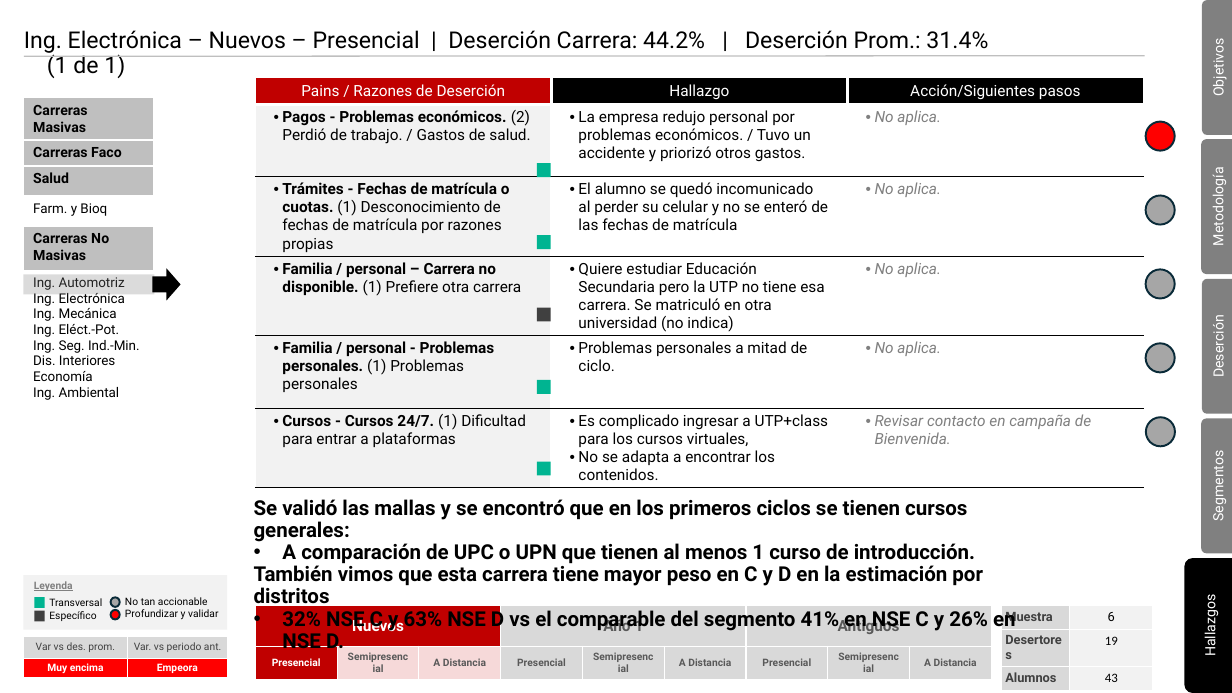
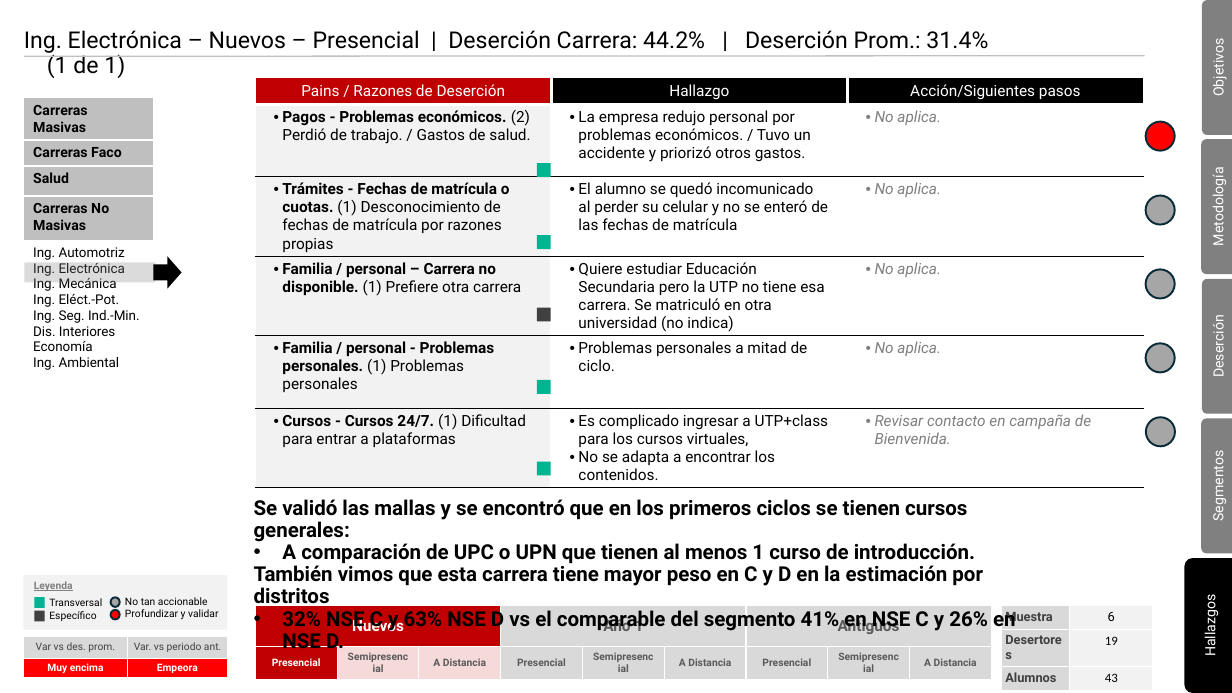
Before and after one commit to Brayan8Ch/AutoPPT, a slide deck: slide 1 of PPTmuestra.pptx. Drawn at 1232x693 pixels with LibreOffice and Linux fonts; fonts in the diff are those of the drawing. Boxes give left, top, right and bottom in pixels: in the first picture for what was removed or moved away, otherwise in the second. Text is boxed around its words. In the diff, an @@ line names an element or a change of style, - is before the commit and + after.

```diff
--- a/PPTmuestra.pptx
+++ b/PPTmuestra.pptx
@@ table at [24,98,152,374] @@
-row 4: Farm. y Bioq
@@ rectangle: place and size @@
-rectangle at [23,274,154,295]
+rectangle at [24,262,155,283]
@@ right arrow: place and size @@
-right arrow at [152,268,181,300]
+right arrow at [153,256,182,288]
```
Also in this commit, not shown: 4 other files.
